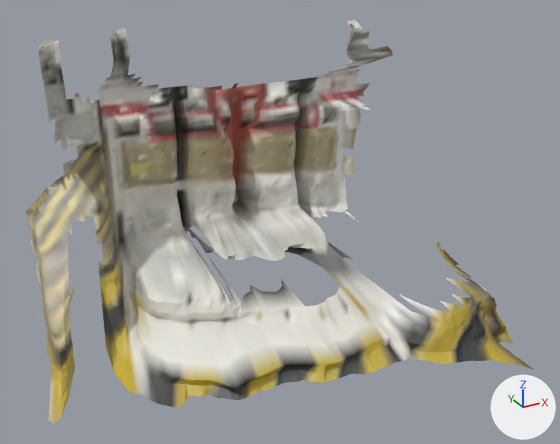
Two versions of the glTF model workcell-photo-direct/cart-observed.glb, one commit apart.
Before and after are seen from a camera (50 mm lens) standing at (-2.56, -10.32, 2.69) and looking at (-0.43, -6.46, 0.76). The axes (+X, +Y, +Z) are drawn at lower right. The lights are the same throughout. The older version comes first.

Names of what the first picture shows: 'geometry_0'.
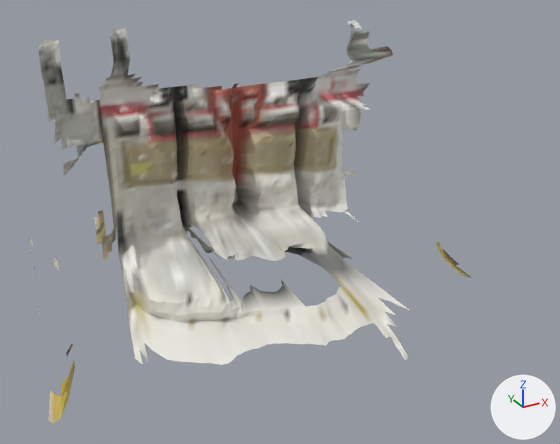
What the commit changed:
me_geometry_0 is used by ob_geometry_0; location (0.0, 0.0, 0.0).
me_geometry_0 had 4007 vertices, 7438 faces and spanned x -2.01..0.89, y -7.68..-4.91, z 0.05..1.84.
me_geometry_0 now has 3296 vertices, 6062 faces and spans x -2.01..0.89, y -7.23..-4.91, z 0.05..1.84.
me_geometry_0 part 1: 702 vertices removed from x -1.91..0.66, y -7.68..-5.06, z 0.05..1.09.
me_geometry_0 part 2: 9 vertices removed from x 0.56..0.57, y -5.79..-5.77, z 0.73..0.99.

Location of each change, [x1, y1, x2, y2] in pixels of the pictures (560 x 444 px):
'geometry_0', reshaped (13% narrower): before [26, 20, 534, 424]; after [30, 20, 472, 424]
part 1 of me_geometry_0, deleted: before [26, 143, 534, 408]
part 2 of me_geometry_0, deleted: before [342, 130, 356, 172]
